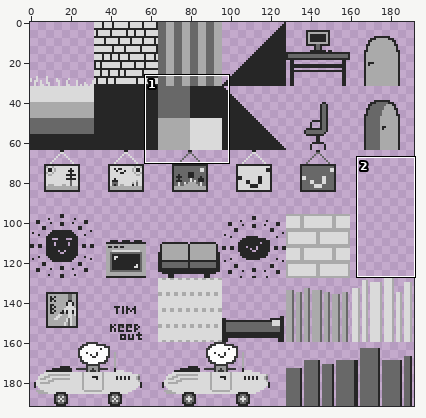
Sprite sheet, stored at assets/tile.png. The picture above shows the old version from afar; the outline marks the close-up.
Close-up. First the earlier version:
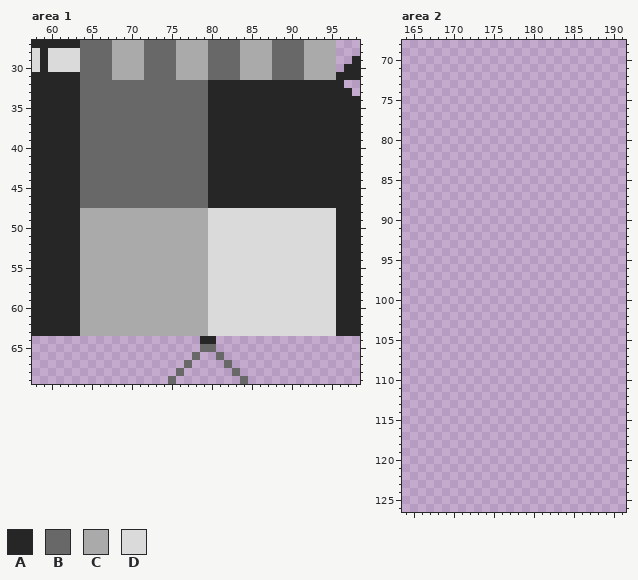
The file is 192x192 pixels. Shown: area 1: x 58..98, y 27..69; area 2: x 164..191, y 68..126.
Palette (. is transparent): A #262626  B #686868  C #aaaaaa  D #dadada
Pixels before, area 1, first column x 58:
27 AAAAAABBBBCCCCBBBBCCCCBBBBCCCCBBBBCCCC...
28 DADDDDBBBBCCCCBBBBCCCCBBBBCCCCBBBBCCCC...
29 DADDDDBBBBCCCCBBBBCCCCBBBBCCCCBBBBCCCC..A
30 DADDDDBBBBCCCCBBBBCCCCBBBBCCCCBBBBCCCC.AA
31 AAAAAABBBBCCCCBBBBCCCCBBBBCCCCBBBBCCCCAAA
32 AAAAAABBBBBBBBBBBBBBBBAAAAAAAAAAAAAAAAA..
33 AAAAAABBBBBBBBBBBBBBBBAAAAAAAAAAAAAAAAAA.
34 AAAAAABBBBBBBBBBBBBBBBAAAAAAAAAAAAAAAAAAA
35 AAAAAABBBBBBBBBBBBBBBBAAAAAAAAAAAAAAAAAAA
36 AAAAAABBBBBBBBBBBBBBBBAAAAAAAAAAAAAAAAAAA
37 AAAAAABBBBBBBBBBBBBBBBAAAAAAAAAAAAAAAAAAA
38 AAAAAABBBBBBBBBBBBBBBBAAAAAAAAAAAAAAAAAAA
39 AAAAAABBBBBBBBBBBBBBBBAAAAAAAAAAAAAAAAAAA
40 AAAAAABBBBBBBBBBBBBBBBAAAAAAAAAAAAAAAAAAA
41 AAAAAABBBBBBBBBBBBBBBBAAAAAAAAAAAAAAAAAAA
42 AAAAAABBBBBBBBBBBBBBBBAAAAAAAAAAAAAAAAAAA
43 AAAAAABBBBBBBBBBBBBBBBAAAAAAAAAAAAAAAAAAA
44 AAAAAABBBBBBBBBBBBBBBBAAAAAAAAAAAAAAAAAAA
45 AAAAAABBBBBBBBBBBBBBBBAAAAAAAAAAAAAAAAAAA
46 AAAAAABBBBBBBBBBBBBBBBAAAAAAAAAAAAAAAAAAA
47 AAAAAABBBBBBBBBBBBBBBBAAAAAAAAAAAAAAAAAAA
48 AAAAAACCCCCCCCCCCCCCCCDDDDDDDDDDDDDDDDAAA
49 AAAAAACCCCCCCCCCCCCCCCDDDDDDDDDDDDDDDDAAA
50 AAAAAACCCCCCCCCCCCCCCCDDDDDDDDDDDDDDDDAAA
51 AAAAAACCCCCCCCCCCCCCCCDDDDDDDDDDDDDDDDAAA
52 AAAAAACCCCCCCCCCCCCCCCDDDDDDDDDDDDDDDDAAA
53 AAAAAACCCCCCCCCCCCCCCCDDDDDDDDDDDDDDDDAAA
54 AAAAAACCCCCCCCCCCCCCCCDDDDDDDDDDDDDDDDAAA
55 AAAAAACCCCCCCCCCCCCCCCDDDDDDDDDDDDDDDDAAA
56 AAAAAACCCCCCCCCCCCCCCCDDDDDDDDDDDDDDDDAAA
57 AAAAAACCCCCCCCCCCCCCCCDDDDDDDDDDDDDDDDAAA
58 AAAAAACCCCCCCCCCCCCCCCDDDDDDDDDDDDDDDDAAA
59 AAAAAACCCCCCCCCCCCCCCCDDDDDDDDDDDDDDDDAAA
60 AAAAAACCCCCCCCCCCCCCCCDDDDDDDDDDDDDDDDAAA
61 AAAAAACCCCCCCCCCCCCCCCDDDDDDDDDDDDDDDDAAA
62 AAAAAACCCCCCCCCCCCCCCCDDDDDDDDDDDDDDDDAAA
63 AAAAAACCCCCCCCCCCCCCCCDDDDDDDDDDDDDDDDAAA
64 .....................AA..................
65 .....................BB..................
66 ....................B..B.................
67 ...................B....B................
68 ..................B......B...............
69 .................B........B..............
Now the later version:
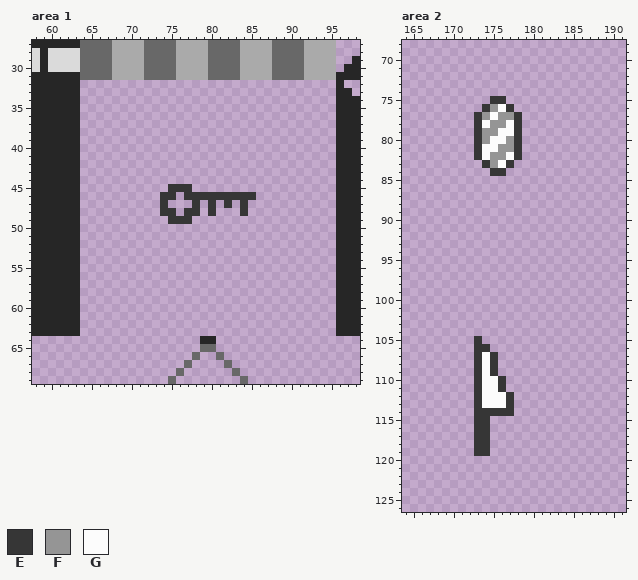
Colours new in this view: E #363636  F #959595  G #fcfcfc
Difference:
Area 1:
Colour E replaces colour A in row 46 at x 80 to 85; in row 47 at x 80, 82 and 84.
Colour E replaces colour B in row 45 at x 75 to 77; in row 46 at x 74 to 75 and 77 to 79; in row 47 at x 74 and 78.
Colour E replaces colour C in row 48 at x 74 to 75 and 77 to 78; in row 49 at x 75 to 77.
Colour E replaces colour D in row 48 at x 80 and 84.
The edit erases colour A in rows 32 to 45 at x 80 to 95; in row 46 at x 86 to 95; in row 47 at x 81, 83 and 85 to 95.
The edit erases colour B in rows 32 to 44 at x 64 to 79; in row 45 at x 64 to 74 and 78 to 79; in row 46 at x 64 to 73 and 76; in row 47 at x 64 to 73, 75 to 77 and 79.
The edit erases colour C in row 48 at x 64 to 73, 76 and 79; in row 49 at x 64 to 74 and 78 to 79; in rows 50 to 63 at x 64 to 79.
The edit erases colour D in row 48 at x 81 to 83 and 85 to 95; in rows 49 to 63 at x 80 to 95.
Area 2:
Colour E is added in row 75 at x 175 to 176; in row 76 at x 174 and 177; in rows 77 to 82 at x 173 and 178; in row 83 at x 174 and 177; in row 84 at x 175 to 176; in row 105 at x 173.
Colour E is added in row 106 at x 173 to 174; in rows 107 to 109 at x 173 and 175; in rows 110 to 111 at x 173 and 176; in rows 112 to 113 at x 173 and 177; in row 114 at x 173 to 177; in rows 115 to 119 at x 173 to 174.
Colour F is added in row 76 at x 175; in row 77 at x 174 and 176 to 177; in row 78 at x 175 to 176; in row 79 at x 174 to 175; in row 80 at x 174 and 177; in row 81 at x 176 to 177.
Colour F is added in row 82 at x 175 to 176; in row 83 at x 175.
Colour G is added in row 76 at x 176; in row 77 at x 175; in row 78 at x 174 and 177; in row 79 at x 176 to 177; in row 80 at x 175 to 176; in row 81 at x 174 to 175.
Colour G is added in row 82 at x 174 and 177; in row 83 at x 176; in rows 107 to 109 at x 174; in rows 110 to 111 at x 174 to 175; in rows 112 to 113 at x 174 to 176.
Changed places in both close-ups, as pixel boxes (x1, y1, x2, y2):
changed: (80, 80, 336, 336)
added: (474, 96, 522, 176)
added: (474, 336, 514, 456)
